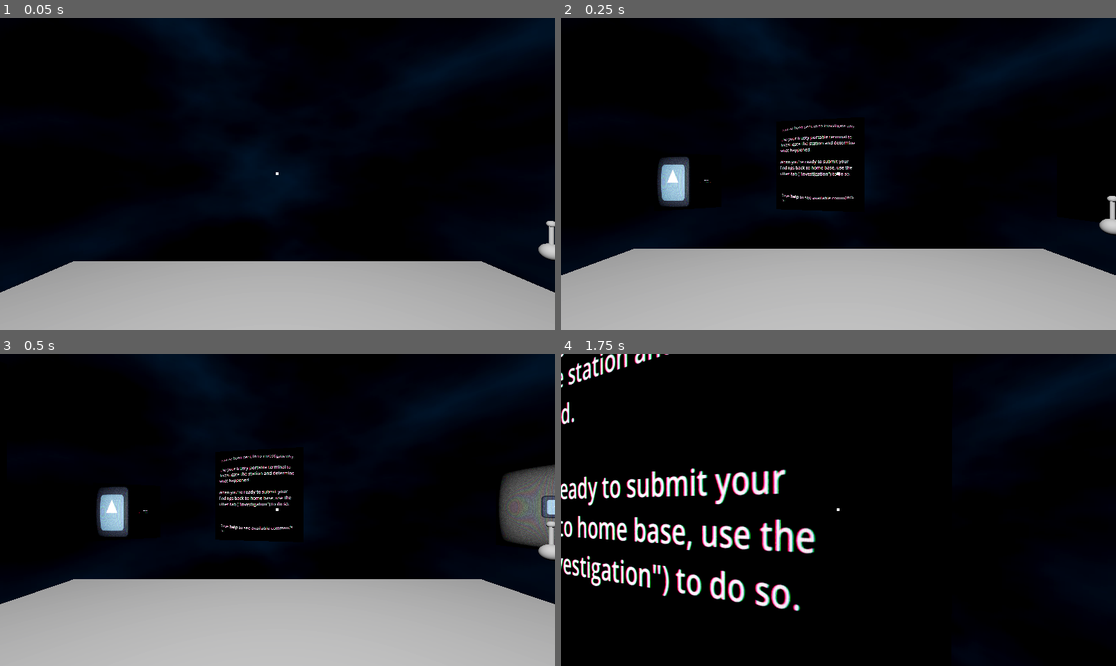
Above: before the commit, frames 1-4 (two rows, left to right).
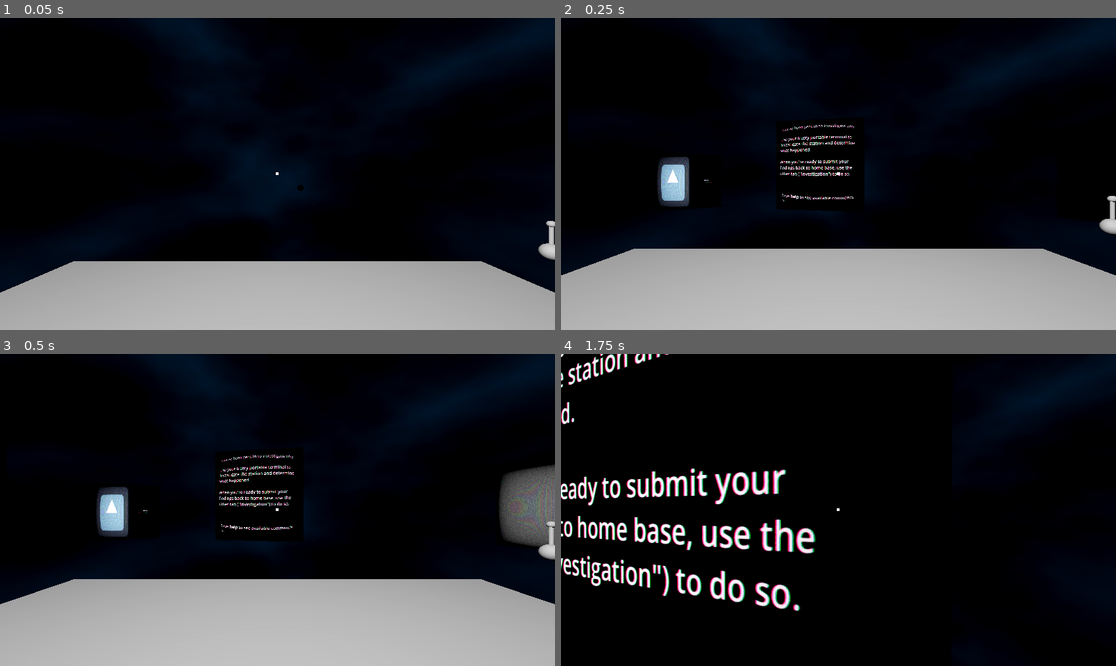
Above: after the commit, the same moments.

Repository: Samiser/spooky-signals
Game: Godot game, scene res://locations/test_area/test_area.tscn
The game is run twice, just before and just after one commit, with the same random seed, the same clock (stepped at 60 frames per second) and the same inputs. This scene is started directly instead of the project's main scene. The engine's default icon, where the game draws it, is replaced by a stand-in: a white triangle on a blue panel in a dark square.
Inputs (mouse positions are in pixels of both pictures, inside the frame that each line leads up to):
- Up to frame 1 (0.05 s): no input
- Up to frame 2 (0.25 s): no input
- Up to frame 3 (0.5 s): no input
- Up to frame 4 (1.75 s): tap Enter at 0.5 s; move the mouse to (866, 510) at 0.52 s; press the mouse at (866, 510) at 0.53 s; hold W (move_forward) from 0.53 s (still down); tap Space (jump) at 0.77, 1.52 s; move the mouse to (810, 510) at 1.27 s; release the mouse at (810, 510) at 1.28 s; click (810, 510) at 1.35 s

The runs differ from the first frame. In frame 1, less than 0.1% of the frame differs, in the area x 53-55%, y 53-56%; in frame 2, nothing differs; in frame 3, 0.2%, in the area x 97-100%, y 45-53%; in frame 4, nothing differs.

Commit message:
added signal resource and scene, implemented basic signal hunting via the signal camera

Diff:
--- /dev/null
+++ b/entities/signal/signal.gd
@@ -0,0 +1,4 @@
+extends Node3D
+class_name SignalSource
+
+@export var data: SignalData
--- /dev/null
+++ b/entities/signal/signal.tscn
@@ -0,0 +1,11 @@
+[gd_scene load_steps=3 format=3 uid="uid://44blrtn7hqmd"]
+
+[ext_resource type="Script" uid="uid://drckdw847bgd6" path="res://entities/signal/signal.gd" id="1_sujve"]
+
+[sub_resource type="SphereMesh" id="SphereMesh_sujve"]
+
+[node name="Signal" type="Node3D" groups=["signal_source"]]
+script = ExtResource("1_sujve")
+
+[node name="MeshInstance3D" type="MeshInstance3D" parent="."]
+mesh = SubResource("SphereMesh_sujve")
--- a/entities/signal_camera/signal_camera.gd
+++ b/entities/signal_camera/signal_camera.gd
@@ -2,13 +2,20 @@
 
 @onready var camera: Camera3D = $Camera3D
 
-@export var max_yaw_deg: float = 35.0
-@export var max_pitch_deg: float = 20.0
+# --- Aim limits ---
+@export var max_yaw_deg: float = 60.0
+@export var max_pitch_deg: float = 60.0
 
 @export var slew_rate_deg_per_sec: float = 240.0
 @export var deadzone: float = 0.05
 @export var invert_x: bool = false
 @export var invert_y: bool = false
+
+# --- Selection settings ---
+@export var select_angle_on_deg: float = 10.0    # must be inside this to select
+@export var select_angle_off_deg: float = 15.0   # can drift out to this before deselect
+@export var max_select_range: float = INF        # optional distance limit; INF = no limit
+@export var los_mask: int = 0                    # optional occlusion mask; 0 = skip LoS check
 
 var _base_rot: Vector3
 var _target_yaw: float = 0.0
@@ -16,10 +23,11 @@
 var _yaw: float = 0.0
 var _pitch: float = 0.0
 
+var _current: SignalSource = null
+
 func _ready() -> void:
 	_base_rot = rotation_degrees
 
-# this just maps the joystick input to camera rotation, but we could make it go towards the input direction instead maybe
 func control(input: Vector2) -> void:
 	var ix := (-input.x) if invert_x else input.x
 	var iy := (-input.y) if invert_y else input.y
@@ -34,9 +42,69 @@
 	var step := slew_rate_deg_per_sec * delta
 	_yaw   = move_toward(_yaw, _target_yaw, step)
 	_pitch = move_toward(_pitch, _target_pitch, step)
+	rotation_degrees = Vector3(_base_rot.x + _pitch, _base_rot.y + _yaw, _base_rot.z)
 
-	rotation_degrees = Vector3(
-		_base_rot.x + _pitch,
-		_base_rot.y + _yaw,
-		_base_rot.z
-	)
+	_update_selection()
+
+# ---------------- selection helpers ----------------
+
+# TODO: Calculate angle to nearest signal at all times (for beeping)
+
+func _update_selection() -> void:
+	var pos := camera.global_transform.origin
+	var fwd := (-camera.global_transform.basis.z).normalized()
+
+	# Keep current if still within off-angle and line-of-sight (hysteresis)
+	if _current and is_instance_valid(_current):
+		if _within_selection(_current, pos, fwd, select_angle_off_deg):
+			return
+		else:
+			_current = null
+
+	# Find best candidate within on-angle
+	var best: SignalSource = null
+	var best_score := -1e9
+
+	for s: SignalSource in get_tree().get_nodes_in_group("signal_source"):
+		var to := s.global_transform.origin - pos
+		var d := to.length()
+		if d > max_select_range:
+			continue
+
+		var dir := to / d
+		var ang := _angle_between_deg(fwd, dir)
+		if ang > select_angle_on_deg:
+			continue
+
+		if los_mask != 0 and !_has_line_of_sight(pos, s.global_transform.origin):
+			continue
+
+		# Prefer smaller angles, slightly prefer closer
+		var score := -ang - d * 0.001
+		if score > best_score:
+			best_score = score
+			best = s
+
+	if best != _current:
+		_current = best
+		print(_current)
+
+func _within_selection(s: SignalSource, pos: Vector3, fwd: Vector3, limit_deg: float) -> bool:
+	if !is_instance_valid(s):
+		return false
+	if max_select_range < INF and pos.distance_to(s.global_transform.origin) > max_select_range:
+		return false
+	if los_mask != 0 and !_has_line_of_sight(pos, s.global_transform.origin):
+		return false
+	var to := (s.global_transform.origin - pos).normalized()
+	return _angle_between_deg(fwd, to) <= limit_deg
+
+func _angle_between_deg(a: Vector3, b: Vector3) -> float:
+	return rad_to_deg((acos(clampf(a.dot(b), -1.0, 1.0))))
+
+func _has_line_of_sight(from: Vector3, to: Vector3) -> bool:
+	var space := get_world_3d().direct_space_state
+	var q := PhysicsRayQueryParameters3D.create(from, to)
+	q.collision_mask = los_mask
+	var hit := space.intersect_ray(q)
+	return hit.is_empty()
--- a/entities/signal_camera/signal_camera.tscn
+++ b/entities/signal_camera/signal_camera.tscn
@@ -13,6 +13,7 @@
 attributes = SubResource("CameraAttributesPractical_mw8hc")
 
 [node name="TextureRect" type="TextureRect" parent="."]
+visible = false
 anchors_preset = 8
 anchor_left = 0.5
 anchor_top = 0.5
--- a/locations/test_area/test_area.tscn
+++ b/locations/test_area/test_area.tscn
@@ -7,6 +7,7 @@
 [ext_resource type="PackedScene" uid="uid://dfm5ubt1vvrrm" path="res://entities/signal_camera/signal_camera.tscn" id="5_onvax"]
 [ext_resource type="PackedScene" uid="uid://bihsc0t2rsvbi" path="res://ui/screens/signal_tuner/signal_tuner.tscn" id="5_rxbqj"]
 [ext_resource type="PackedScene" uid="uid://but8hh6p6o5w4" path="res://entities/joystick/joystick.tscn" id="6_onvax"]
+[ext_resource type="PackedScene" uid="uid://44blrtn7hqmd" path="res://entities/signal/signal.tscn" id="8_50bm6"]
 
 [sub_resource type="BoxMesh" id="BoxMesh_g35bj"]
 size = Vector3(10, 1, 10)
@@ -71,8 +72,6 @@
 transform = Transform3D(0.27065733, 0, -0.53548545, 0, 0.6, 0, 0.53548545, 0, 0.27065733, 3.832747, 1.7454166, -2.760455)
 viewport_override = NodePath("../SignalCamViewport")
 
-[node name="SignalCamera" type="Camera3D" parent="SignalCamera"]
-
 [node name="SecurityCamera" type="Node" parent="."]
 
 [node name="SecurityCamViewport" type="SubViewport" parent="SecurityCamera"]
@@ -106,6 +105,11 @@
 transform = Transform3D(-4.371139e-08, 0, -1, 0, 1, 0, 1, 0, -4.371139e-08, 4.316779, 0.99832726, 0.16424513)
 screen = NodePath("../Screen")
 
+[node name="Signals" type="Node" parent="."]
+
+[node name="Signal" parent="Signals" instance=ExtResource("8_50bm6")]
+transform = Transform3D(1, 0, 0, 0, 1, 0, 0, 0, 1, 3.5752416, 0, -31.544472)
+
 [node name="TerminalScreen" parent="." instance=ExtResource("2_g35bj")]
 transform = Transform3D(0.9837944, 0, -0.17930017, 0, 1, 0, 0.17930017, 0, 0.9837944, -0.44365543, 2.030398, -4.5553346)
 current_screen_scene = ExtResource("3_7y0ld")
--- /dev/null
+++ b/resources/signal_data.gd
@@ -0,0 +1,10 @@
+extends Resource
+class_name SignalData
+
+@export var id: StringName = &"sig_001"
+@export var title: String = "Unknown Transmission"
+
+@export var decode_seconds: float = 10.0
+
+@export_multiline var content_text: String
+@export var content_image: Texture2D
Not shown, added: entities/signal/signal.gd.uid
Not shown: 1 places in locations/test_area/test_area.tscn that only renumber resources
Not shown, added: resources/signal_data.gd.uid
